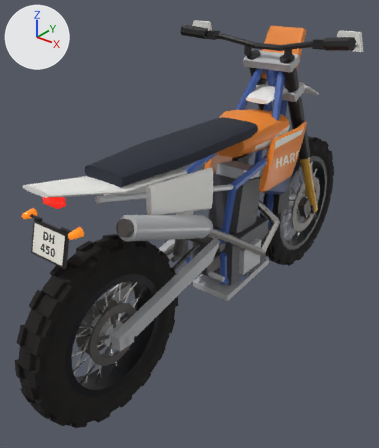
Two versions of the Blender file ArtPipeline/VehicleLibrary/BIKE-004/Working/BIKE-004_Working_v001.blend, one commit apart.
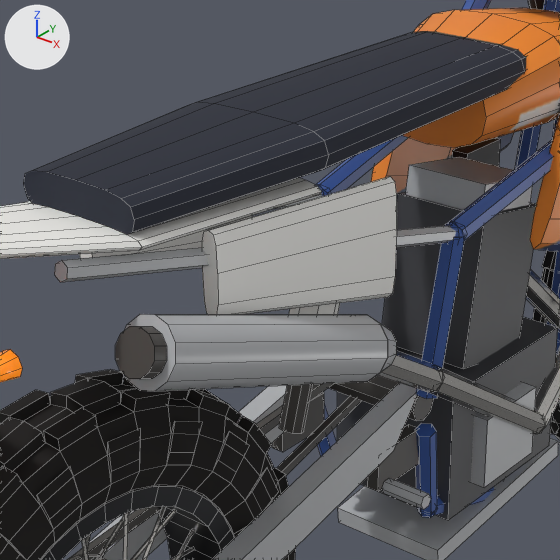
There are two pictures of each version: one whole from a 50 mm lens placed at (1.22, -1.78, 1.55), pointed at (-0.09, -0.14, 0.54), one close up on the part from 20% to 71% of the width and 24% to 67% of the height. Lighting does not change. The marker at upper left points along +X, +Y and +Z. The last two pictures show the newer version. The close-ups show mesh edges as thin lines.

Objects in the first close-up: 'BIKE-004_Body', 'BIKE-004_Frame', 'BIKE-004_Wheel_R_Rim', 'BIKE-004_Wheel_R_Tire' and 3 more.
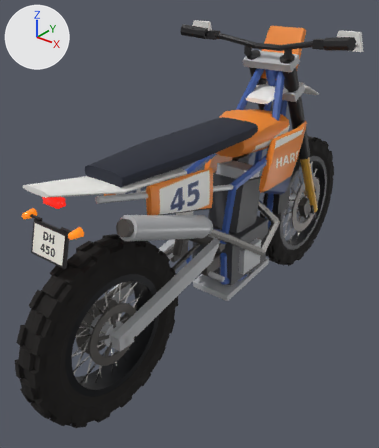
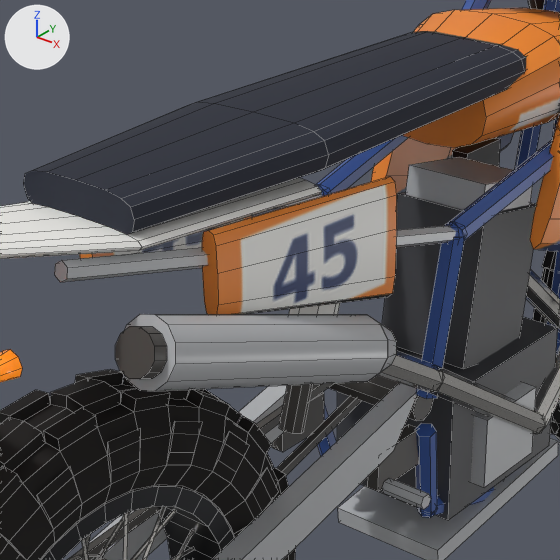
Diff of the bpy script that builds the scene:
```diff
--- a/ArtPipeline/VehicleLibrary/BIKE-004/Working/BIKE-004_Working_v001.blend.py
+++ b/ArtPipeline/VehicleLibrary/BIKE-004/Working/BIKE-004_Working_v001.blend.py
@@ me_bike_004_body @@
 me_bike_004_body.from_pydata(...)  # 216 vertices, 148 faces; spans x -0.19..0.19, y -0.96..0.476, z 0.63..1.0
 # used by ob_bike_004_body; parent = ob_bike_004_root; location = (0.0, 0.0, 0.0)
+# me_bike_004_body part 1: all 26 faces centred in x -0.127..0.127, y -0.44..-0.28, z 0.763..0.898 switch from mat_m_bike_004_accent (white #f5f4f0) to mat_m_bike_004_paint (picture img_bike_004_basecolor_png)
+# me_bike_004_body part 2: all 2 faces centred in x -0.105..0.105, y -0.6, z 0.857 switch from mat_m_bike_004_accent (white #f5f4f0) to mat_m_bike_004_paint (picture img_bike_004_basecolor_png)
```

Boxes [x1, y1, x2, y2] around the edits, measured in the close-ups (560 x 560 px):
part 1 of me_bike_004_body, recoloured (darker): [92, 176, 397, 315] in both
part 2 of me_bike_004_body, recoloured: [80, 231, 218, 315] in both
